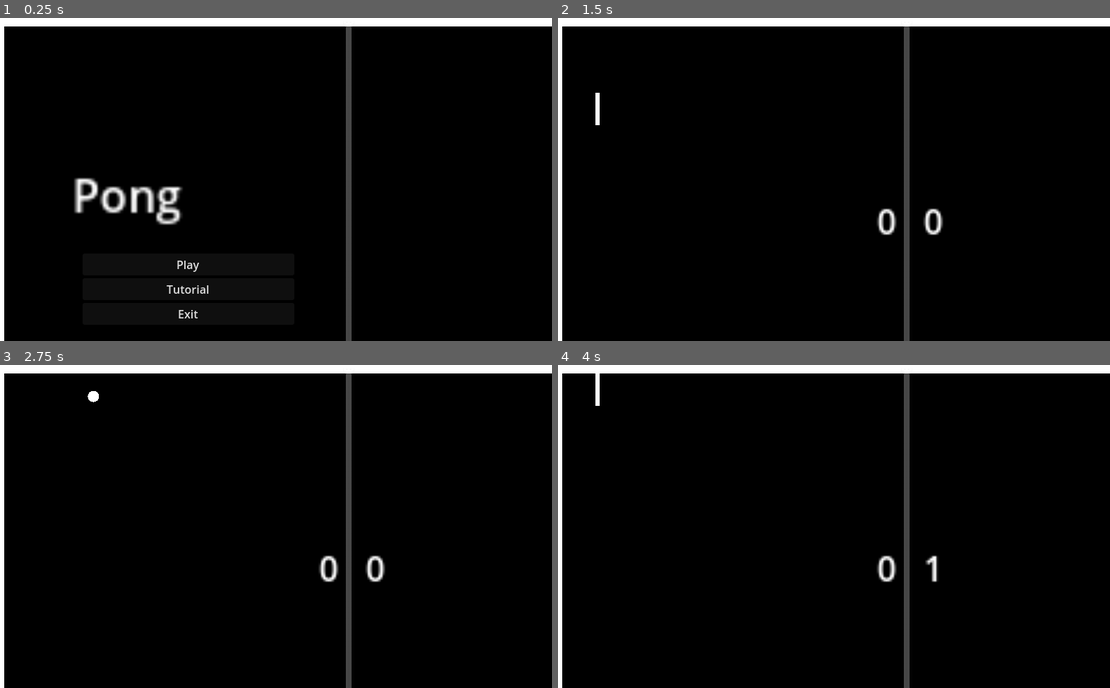
Above: before the commit, frames 1-4 (two rows, left to right).
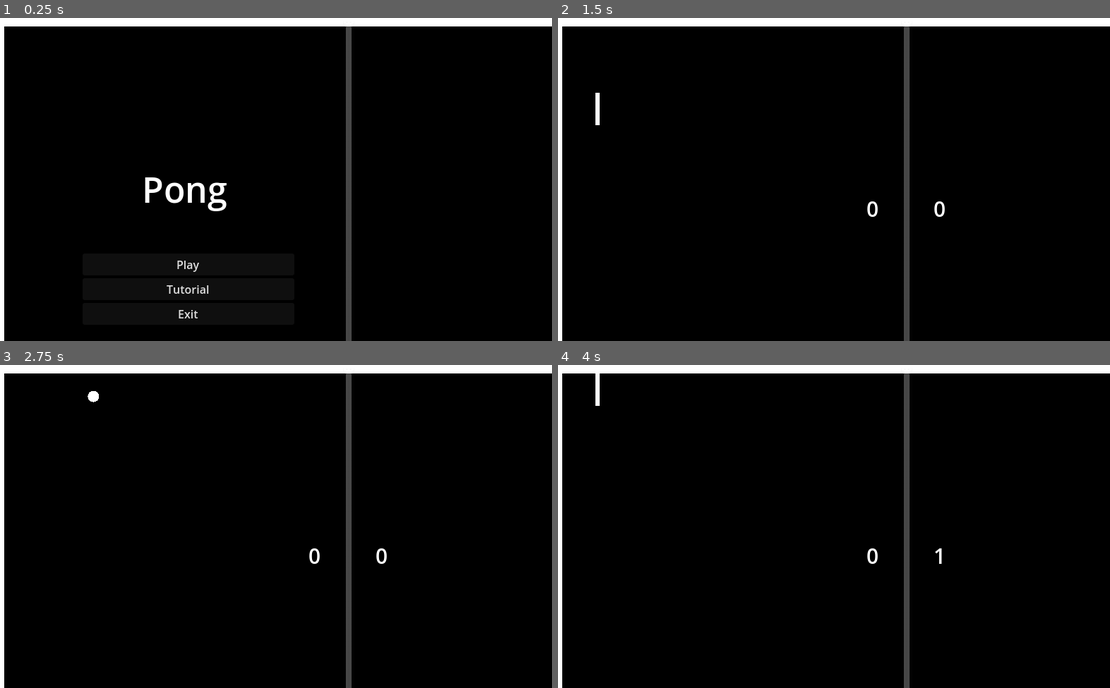
Above: after the commit, the same moments.

Repository: paomwattana/godot-pong
Game: Godot game, scene res://StartMenu.tscn
Same seed, same stepped clock (60 frames per second), same inputs: the game is played once before the commit and once after it. The engine's default icon, where the game draws it, is replaced by a stand-in: a white triangle on a blue panel in a dark square.
Inputs:
- Up to frame 1 (0.25 s): no input
- Up to frame 2 (1.5 s): click "Play" at 0.5 s; tap Enter at 1.25 s; hold Up (ui_up) from 1.28 s (still down)
- Up to frame 3 (2.75 s): release Up (ui_up) at 2.03 s; hold Down (ui_down) from 2.03 s (still down)
- Up to frame 4 (4 s): release Down (ui_down) at 2.78 s; hold Up (ui_up) from 2.78 s (still down)

The runs differ from the first frame. In frame 1, 1.8% of the frame differs, in the area x 13-42%, y 49-65%; in frame 2, 0.5%; in frame 3, 0.5%; in frame 4, 0.4%.

Commit message:
Cleanup UI scaling and paddle physics/collission

Diff:
--- a/Game.gd
+++ b/Game.gd
@@ -29,12 +29,12 @@
 
 func _on_GoalLeft_area_entered(_body):
 	scoreAI += 1
-	$Scores/AIScore.text = str(scoreAI) #
+	$ScoresUI/AIScore.text = str(scoreAI) #
 	checkGameOver()
 
 func _on_GoalRight_area_entered(_body):
 	scorePlayer += 1
-	$Scores/PlayerScore.text = str(scorePlayer)
+	$ScoresUI/PlayerScore.text = str(scorePlayer)
 	checkGameOver()
 
 
--- a/Game.tscn
+++ b/Game.tscn
@@ -10,6 +10,18 @@
 
 [sub_resource type="RectangleShape2D" id="3"]
 size = Vector2(22, 551)
+
+[sub_resource type="SystemFont" id="SystemFont_w6ugq"]
+
+[sub_resource type="LabelSettings" id="LabelSettings_1vox5"]
+font = SubResource("SystemFont_w6ugq")
+font_size = 40
+
+[sub_resource type="LabelSettings" id="LabelSettings_63kjv"]
+font_size = 30
+
+[sub_resource type="LabelSettings" id="LabelSettings_x7pcs"]
+font_size = 30
 
 [node name="Game" type="Node2D"]
 script = ExtResource("3")
@@ -48,32 +60,41 @@
 position = Vector2(-24, 1.5)
 shape = SubResource("3")
 
-[node name="Scores" type="HSplitContainer" parent="."]
-offset_left = 470.0
-offset_top = 240.0
-offset_right = 550.0
-offset_bottom = 280.0
-scale = Vector2(3, 3)
-mouse_filter = 2
-
-[node name="PlayerScore" type="Label" parent="Scores"]
-layout_mode = 2
-text = "0"
-
-[node name="AIScore" type="Label" parent="Scores"]
-layout_mode = 2
-text = "0"
-
 [node name="BallSpawnTimer" type="Timer" parent="."]
 one_shot = true
 
 [node name="WinLoseLabel" type="Label" parent="."]
 offset_left = 379.0
 offset_top = 140.0
-offset_right = 444.0
+offset_right = 646.0
 offset_bottom = 180.0
-scale = Vector2(4, 4)
 text = "dummy"
+label_settings = SubResource("LabelSettings_1vox5")
+horizontal_alignment = 1
+
+[node name="ScoresUI" type="Control" parent="."]
+layout_mode = 3
+anchors_preset = 0
+offset_right = 40.0
+offset_bottom = 40.0
+
+[node name="PlayerScore" type="Label" parent="ScoresUI"]
+layout_mode = 2
+offset_left = 455.0
+offset_top = 260.0
+offset_right = 472.0
+offset_bottom = 305.0
+text = "0"
+label_settings = SubResource("LabelSettings_63kjv")
+
+[node name="AIScore" type="Label" parent="ScoresUI"]
+layout_mode = 2
+offset_left = 550.0
+offset_top = 260.0
+offset_right = 567.0
+offset_bottom = 305.0
+text = "0"
+label_settings = SubResource("LabelSettings_x7pcs")
 
 [connection signal="area_entered" from="GoalLeft" to="." method="_on_GoalLeft_area_entered"]
 [connection signal="area_entered" from="GoalRight" to="." method="_on_GoalRight_area_entered"]
--- a/StartMenu.tscn
+++ b/StartMenu.tscn
@@ -1,8 +1,11 @@
-[gd_scene load_steps=4 format=3 uid="uid://duyf1itg7sshk"]
+[gd_scene load_steps=5 format=3 uid="uid://duyf1itg7sshk"]
 
 [ext_resource type="Script" path="res://ui/StartMenu.gd" id="1_dr7ge"]
 [ext_resource type="Texture2D" uid="uid://gatvp8xlegtu" path="res://ui/background.jpg" id="2_4u42s"]
 [ext_resource type="Texture2D" uid="uid://bgex5djbwex23" path="res://icon.png" id="3_4qk3f"]
+
+[sub_resource type="LabelSettings" id="LabelSettings_7ioad"]
+font_size = 50
 
 [node name="StartMenu" type="Control"]
 layout_mode = 3
@@ -19,12 +22,12 @@
 
 [node name="PongLabel" type="Label" parent="."]
 layout_mode = 0
-offset_left = 120.0
-offset_top = 215.0
-offset_right = 160.0
-offset_bottom = 240.0
-scale = Vector2(4, 4)
+offset_left = 219.0
+offset_top = 219.0
+offset_right = 341.0
+offset_bottom = 291.0
 text = "Pong"
+label_settings = SubResource("LabelSettings_7ioad")
 
 [node name="GameMenu" type="VBoxContainer" parent="."]
 layout_mode = 0
@@ -32,7 +35,6 @@
 offset_top = 339.0
 offset_right = 435.0
 offset_bottom = 452.0
-grow_vertical = 2
 size_flags_stretch_ratio = 20.0
 alignment = 1
 
--- a/paddle/PaddleAI.gd
+++ b/paddle/PaddleAI.gd
@@ -1,21 +1,19 @@
 extends CharacterBody2D
 
-@export var speed: int = 800
+@export var speed: int = 600
 var ball = null
-var AiVelocity = Vector2.ZERO
+var PaddleVelocity = Vector2.ZERO
 
 
 
 func _physics_process(delta):
-	AiVelocity = Vector2.ZERO
+	PaddleVelocity = Vector2.ZERO
 	if (ball):
-		# move AI paddle towards ball
-		AiVelocity = position.direction_to(ball.position) * speed
-		AiVelocity.x = 0
-	set_velocity(AiVelocity)
+		# moves AI paddle towards the ball
+		PaddleVelocity = position.direction_to(ball.position) * speed
+		PaddleVelocity.x = 0
+	set_velocity(PaddleVelocity)
 	move_and_slide()
-	AiVelocity = AiVelocity
-
 
 func _on_DetectionArea2D_area_entered(area):
 	ball = area
--- a/paddle/PaddleAI.tscn
+++ b/paddle/PaddleAI.tscn
@@ -7,7 +7,7 @@
 size = Vector2(6, 46)
 
 [sub_resource type="RectangleShape2D" id="2"]
-size = Vector2(346, 612)
+size = Vector2(346, 1204)
 
 [node name="PaddleAI" type="CharacterBody2D"]
 script = ExtResource("2")
--- a/paddle/PaddlePlayer.gd
+++ b/paddle/PaddlePlayer.gd
@@ -16,4 +16,4 @@
 	get_input()
 	set_velocity(PlayerVelocity)
 	move_and_slide()
-	PlayerVelocity = PlayerVelocity
+	# PlayerVelocity = PlayerVelocity
Not shown: 1 places in Game.tscn that only renumber resources
